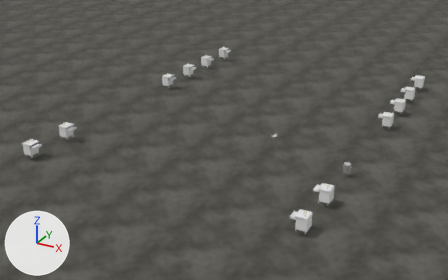
The Blender file Models/Interiors/DilapidatedHospital/hospital_assembly.blend: old version first, new version second.
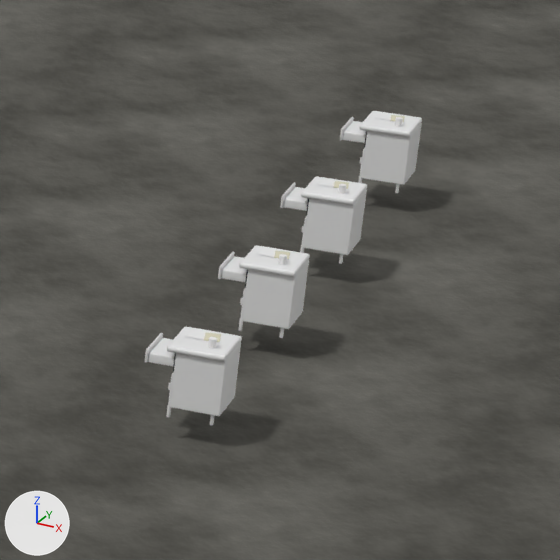
The first picture shows the older version from a 50 mm lens placed at (16.7, -32.8, 14.9), pointed at (-1.1, -0.4, -1.3). The close-ups show the older and then the newer version on the part from 79% to 100% of the width and 20% to 54% of the height of that picture. Only the edits that show in the close-ups are written down. The lights are fixed; the arrows at lower left show +X, +Y and +Z.

Names of what the first close-up shows: 'Presentation exterior ground', 'Ward 04 cabinet 1', 'Ward 04 cabinet 2', 'Ward 06 cabinet 1', 'Ward 06 cabinet 2'.
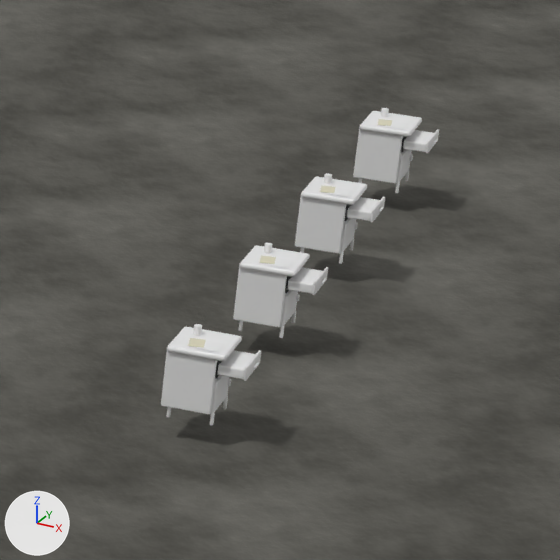
Location of each change, (x1, y1, x2, y2) in pixels of the close-ups (560 x 560 px):
'Ward 04 cabinet 1', turned
    before: (145, 326, 242, 426)
    after: (161, 324, 261, 426)
'Ward 04 cabinet 2', turned
    before: (218, 245, 310, 338)
    after: (233, 243, 328, 338)
'Ward 06 cabinet 1', turned
    before: (280, 176, 367, 264)
    after: (295, 173, 385, 264)
'Ward 06 cabinet 2', turned
    before: (340, 111, 422, 193)
    after: (353, 108, 439, 193)

The edits, one by one:
Object 'Ward 04 cabinet 1' (ob_ward_04_cabinet_1) turns from (0, 0, -90) to (0, 0, 90) degrees about x, y and z.
Object 'Ward 04 cabinet 2' (ob_ward_04_cabinet_2) turns from (0, 0, -90) to (0, 0, 90) degrees about x, y and z.
Object 'Ward 06 cabinet 1' (ob_ward_06_cabinet_1) turns from (0, 0, -90) to (0, 0, 90) degrees about x, y and z.
Object 'Ward 06 cabinet 2' (ob_ward_06_cabinet_2) turns from (0, 0, -90) to (0, 0, 90) degrees about x, y and z.
